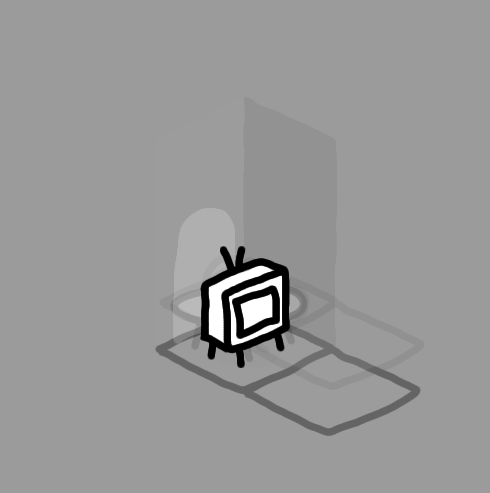
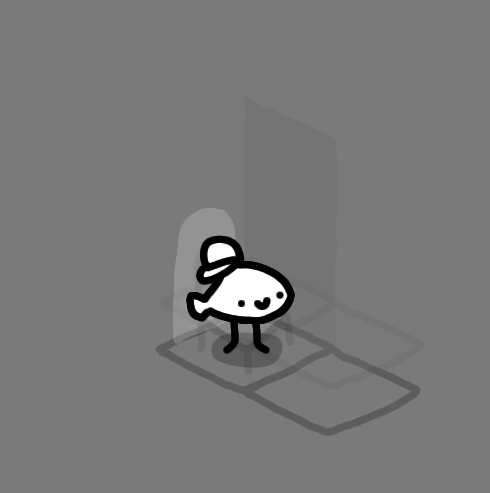
Two versions of the same layered image (490 × 493). Layer-by-layer changes:
added group "Dossier 1 copy" with 4 layers above "Dossier 1" over [196, 223, 275, 358]
added layer "cap" (1st of 2, in "Dossier 1 copy") in group "Dossier 1 copy" over [196, 235, 245, 285]
renamed "Dossier 2" to "player", opacity 5% → 100%, moved it above "stool" over [186, 238, 310, 368]
added layer "fish copy" in group "player" over [186, 249, 295, 324]
added group "fish" with 4 layers in group "player" over [186, 248, 300, 325]
added layer "Calque 88" in group "fish" over [186, 249, 295, 324]
added layer "Calque 89" in group "fish" over [190, 255, 289, 321]
moved "Calque 12" into group "shui" over [202, 254, 310, 324]
moved "Calque 15" into group "shui" over [207, 261, 305, 321]
hid "tv copy", moved it above "Dossier 7 copy" over [200, 246, 290, 368]
hid group "table" (2 layers), opacity 14% → 100% over [170, 282, 308, 362]
showed group "chair" (2 layers), opacity 100% → 10% over [193, 242, 294, 375]
"Calque 20": opacity 39% → 52% over [0, 0, 490, 493]
"Calque 13": opacity 64% → 76% over [0, 0, 490, 493]
